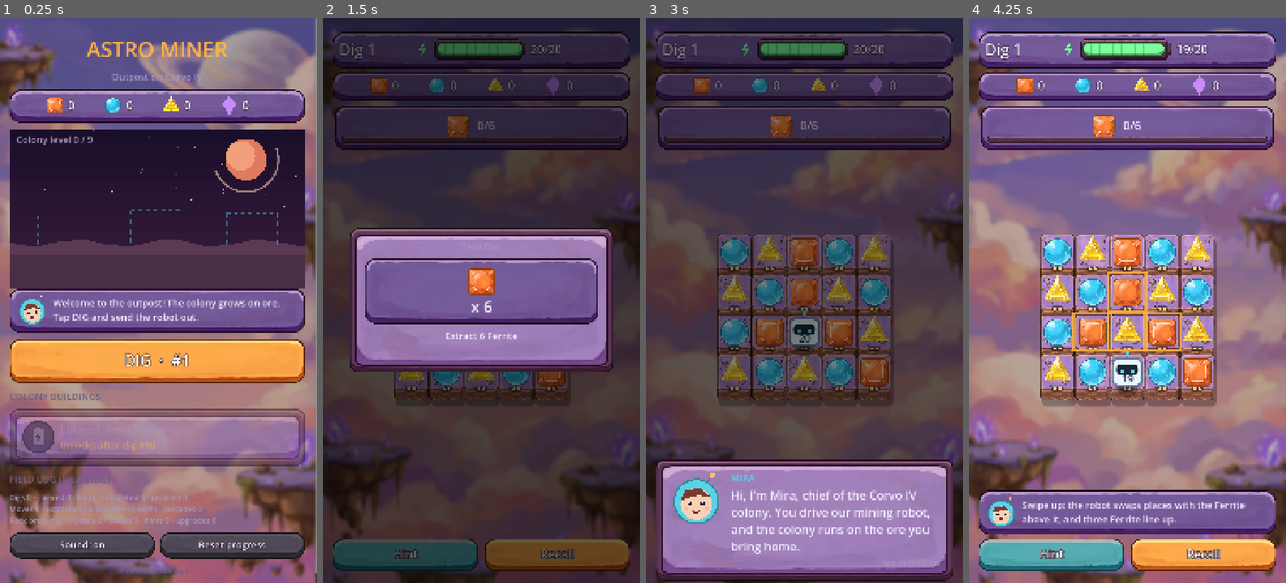
Above: before the commit, frames 1-4 (left to right).
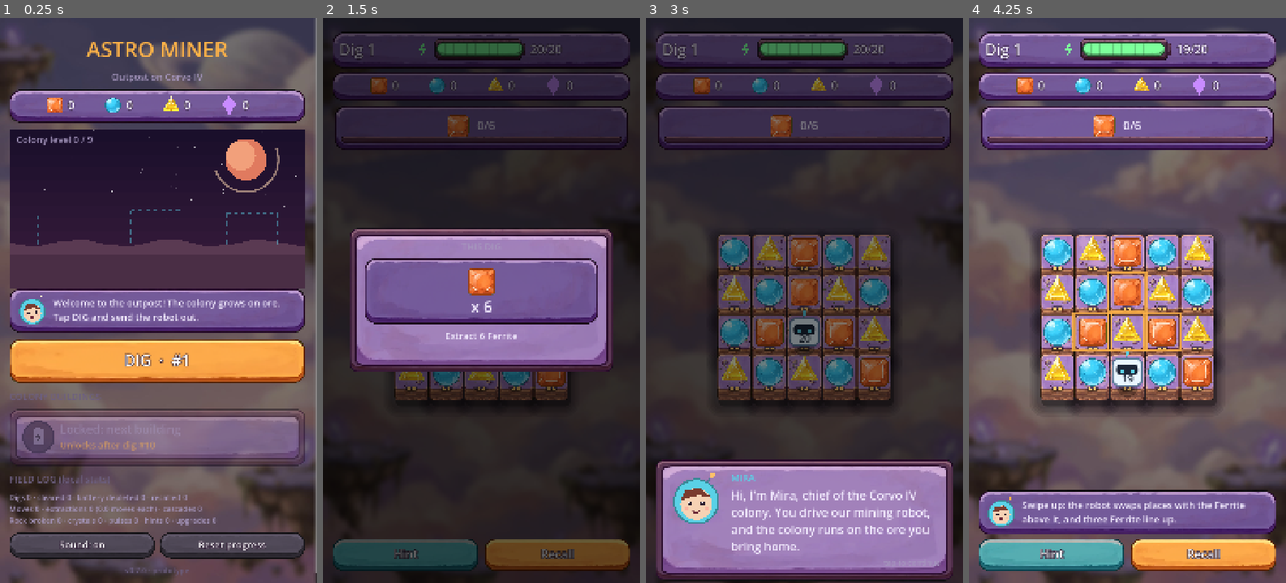
Above: after the commit, the same moments.

Repository: urunsiyabend/astro-miner
Game: Godot game, scene res://scenes/Main.tscn
The game is run twice, just before and just after one commit, with the same random seed, the same clock (stepped at 60 frames per second) and the same inputs.
Inputs (mouse positions are in pixels of both pictures, inside the frame that each line leads up to):
- Up to frame 1 (0.25 s): no input
- Up to frame 2 (1.5 s): click "DIG · #1" at 0.5 s; click "Hint" at 1.25 s
- Up to frame 3 (3 s): click "Recall" at 2 s; tap Enter at 2.75 s; drag from (804, 323) to (836, 176) at 2.77 s
- Up to frame 4 (4.25 s): tap Enter at 3.5 s; drag from (1064, 328) to (1111, 413) at 3.52 s

The runs differ from the first frame. In frame 1, 45% of the frame differs, in the area x 0-100%, y 0-100%; in frame 2, 17%; in frame 3, 40%; in frame 4, 53%.

Commit message:
Separate the board from the background: dimmer, blurred sky and a halo under the island
Co-Authored-By: Claude Opus 5.5 <noreply@anthropic.com>
Claude-Session: https://claude.ai/code/session_012tNQeieoW2rM39cXm4MPAj

Diff:
--- a/scripts/ui/BoardView.gd
+++ b/scripts/ui/BoardView.gd
@@ -315,11 +315,19 @@
 	var off := Vector2(randf_range(-1, 1), randf_range(-1, 1)) * _shake * 10.0
 	draw_set_transform(off)
 	if _art:
-		# soft shadow under the island, block by block
+		# soft dark halo, then a tighter shadow, under the island block by block: lifts the
+		# board off the background
+		for k in 4:
+			var g := cell * (0.30 - k * 0.07)
+			for i in Board.W * Board.H:
+				if snap.terrain[i] != T.BEDROCK:
+					var r := _rect(i, 0)
+					var sr := Rect2(r.position + Vector2(0, cell * 0.12), Vector2(r.size.x, r.size.y * (1.0 + _band))).grow(g)
+					_round_rect(sr, Color(0.03, 0.01, 0.06, 0.10), g + 14)
 		for i in Board.W * Board.H:
 			if snap.terrain[i] != T.BEDROCK:
 				var r := _rect(i, 0)
-				_round_rect(Rect2(r.position + Vector2(6, 14), Vector2(r.size.x, r.size.y * (1.0 + _band))), Color(0, 0, 0, 0.28), 18)
+				_round_rect(Rect2(r.position + Vector2(6, 14), Vector2(r.size.x, r.size.y * (1.0 + _band))), Color(0, 0, 0, 0.32), 18)
 	else:
 		draw_rect(Rect2(origin - Vector2(10, 10), Vector2(cell * Board.W, cell * Board.H) + Vector2(20, 20)), Pal.BEDROCK)
 	var moving_to := -1
Binary file changed: assets/bg/space.jpg
Not shown, changed: tools/art/build_assets.py
